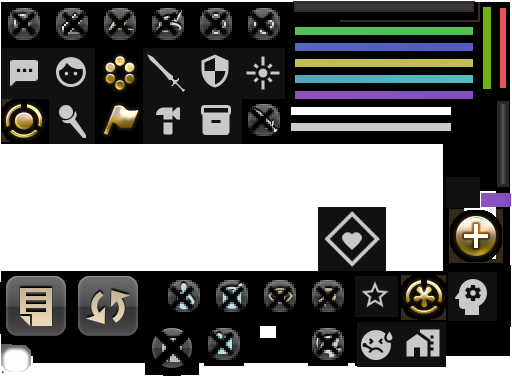
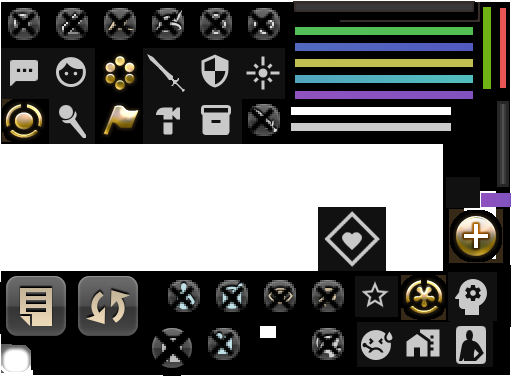
Before/after of a 512x376 layered artwork. What changed in the layer stack:
added group "13" with 1 layers in group "icon" over left=456, top=326, right=486, bottom=364
added layer "icon" (14th of 14, in "icon" › "13") in group "13" over left=456, top=326, right=486, bottom=364
painted on "background" over left=434, top=321, right=510, bottom=375
painted on "Background" over left=1, top=106, right=510, bottom=375
